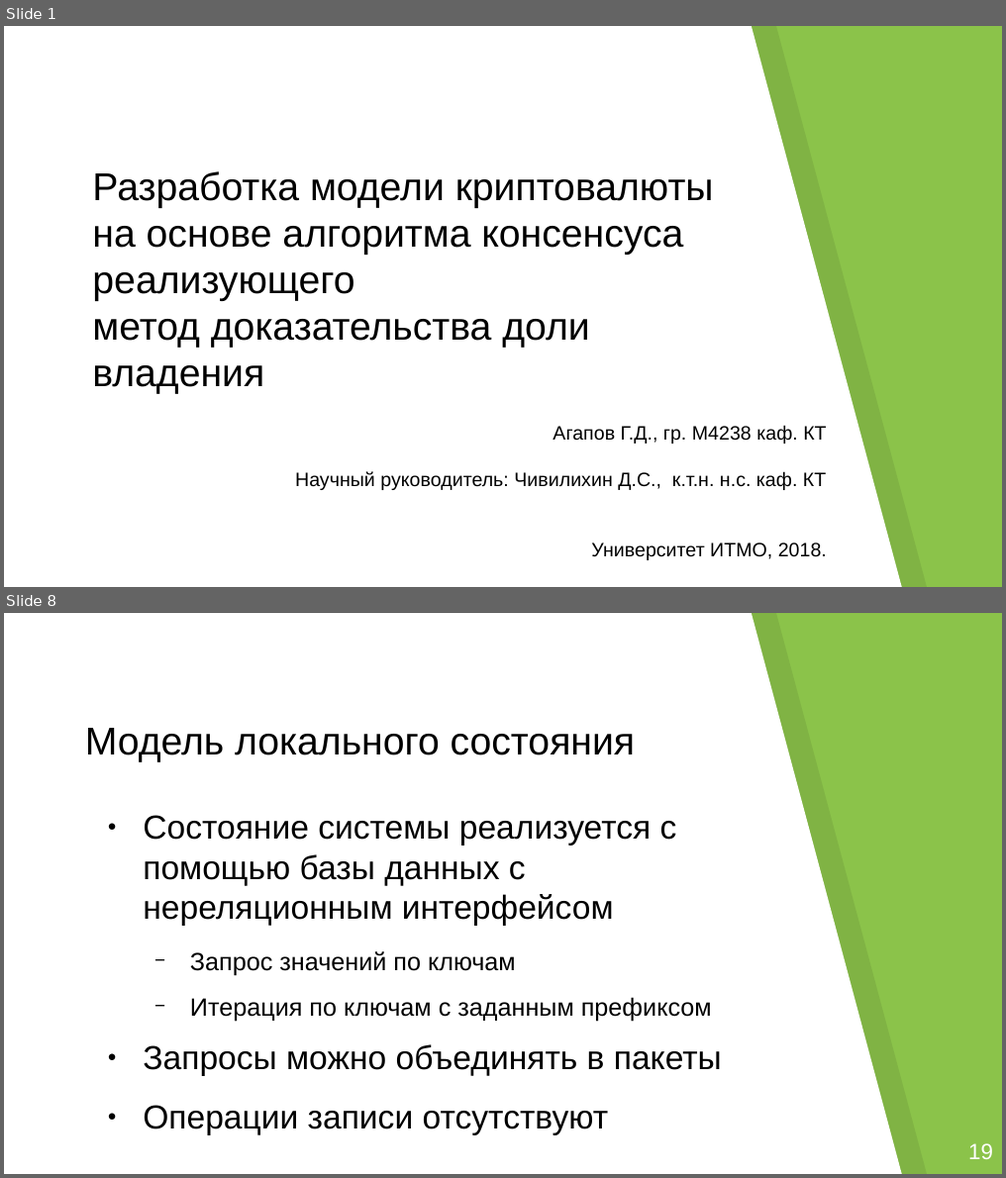
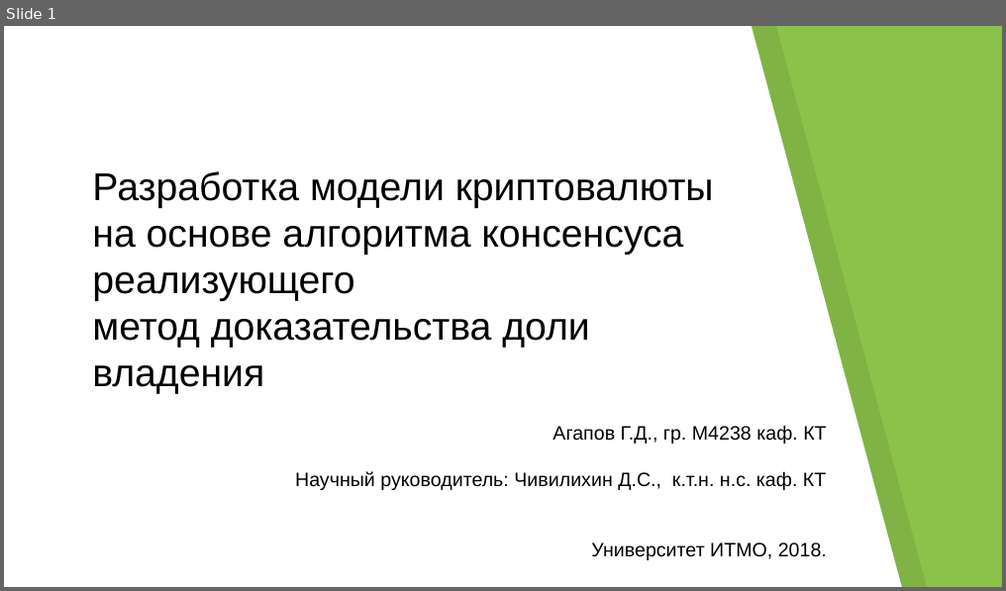
Before and after one commit to georgeee/itmo-master-thesis, a slide deck: presentation.odp. Shown one above the other, each under a label of ours: slides 1 and 8 before the commit, slide 1 after it; the slides between them are not shown. The pictures are 1006x1178 and 1006x591 pixels, drawn with LibreOffice and Linux fonts; fonts in the diff are those of the drawing; background and template pictures are left out. Boxes give left, top, right and bottom in pixels: in the first picture for what was removed or moved away, otherwise in the second. Text is boxed around its words. In the diff, an @@ line names an element or a change of style, - is before the commit and + after.

```diff
--- a/presentation.odp
+++ b/presentation.odp
@@ slide 8 removed at <box>4,613,1002,1174</box>, background #8BC34A; not listed: 2 template elements that a slide beside it also shows @@
@@ title removed at <box>85,728,636,762</box> @@
-Модель локального состояния
@@ text removed at <box>143,815,722,1136</box> @@
-● Состояние системы реализуется с помощью базы данных с нереляционным интерфейсом
-  − Запрос значений по ключам
-  − Итерация по ключам с заданным префиксом
-● Запросы можно объединять в пакеты
-● Операции записи отсутствуют
@@ page number removed at <box>827,1128,974,1174</box> @@
-8 /
@@ text removed at <box>968,1144,993,1159</box> @@
-19
```
Also in this commit, not shown: 9 slides changed, 6 slides added, 8 other slides removed, 6 other files.
